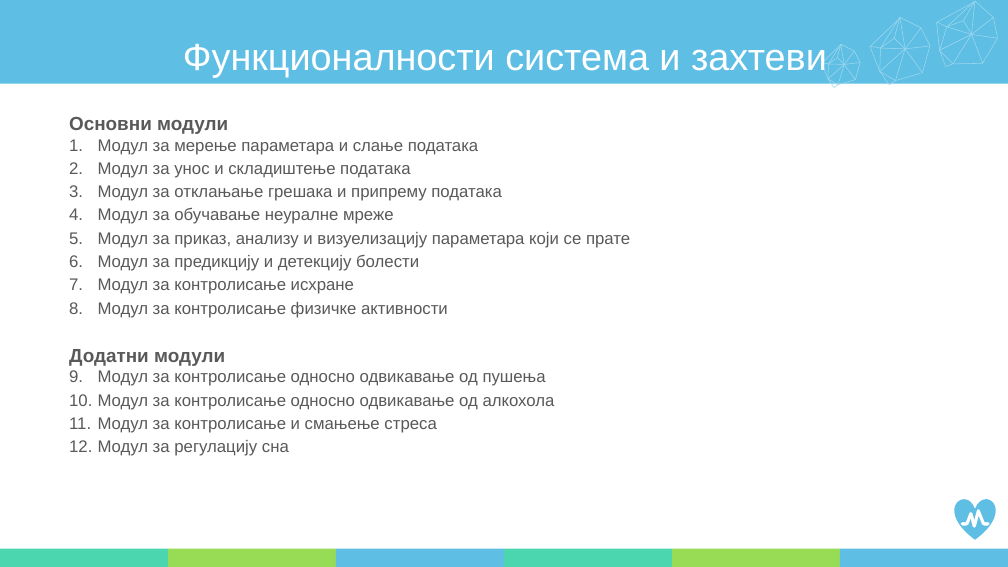
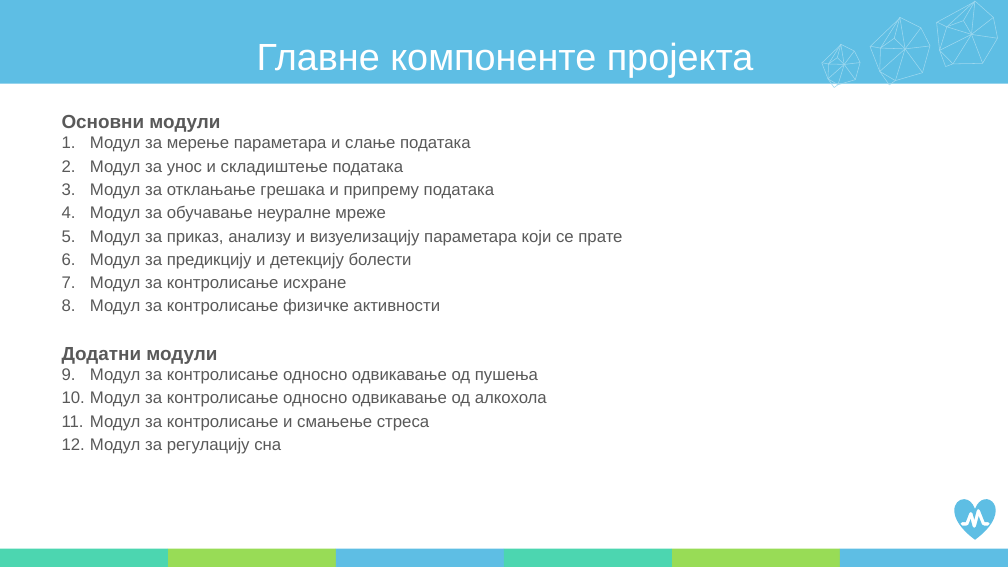
Before and after one commit to PetrovicT/CardioGuardian, a slide deck: slide 9 of Faza III/prezentacija.pptx (slide 8 before the commit). Drawn at 1008x567 pixels with LibreOffice and Linux fonts; fonts in the diff are those of the drawing. Boxes give left, top, right and bottom in pixels: in the first picture for what was removed or moved away, otherwise in the second. Text is boxed around its words. In the diff, an @@ line names an element or a change of style, - is before the commit and + after.

```diff
--- a/Faza III/prezentacija.pptx
+++ b/Faza III/prezentacija.pptx
@@ text at (257,42,754,77): text changed @@
-Функционалности система и захтеви
+Главне компоненте пројекта
@@ text "Основни модули": place and size @@
-text "Основни модули" at (69,117,630,456)
+text "Основни модули" at (62,115,622,454)
```
Also in this commit, not shown: 3 other slides changed, 5 slides added, 3 slides removed, 3 other files.
